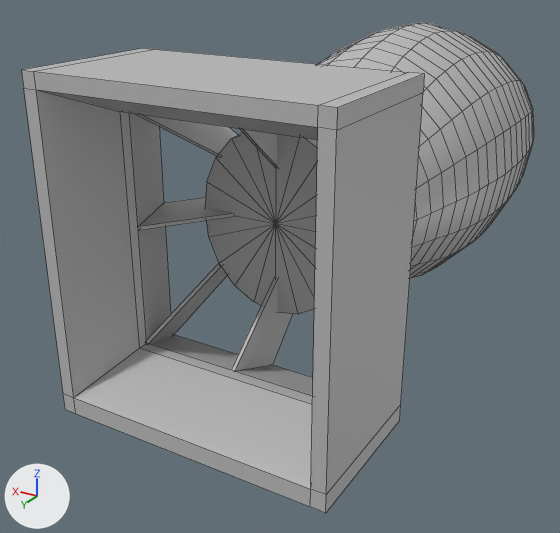
Before and after pictures for a commit that changed the FBX model Assets/_3DModel/ennemis/bombe.fbx.
Camera for both pictures: a camera (50 mm lens) standing at (-0.0451, 0.0993, 0.0587) and looking at (0.0083, 0.0103, 0.0142). Lighting does not change. The marker at lower left points along +X, +Y and +Z. Mesh edges are drawn as thin lines. Where no turn or scale is listed for an object, it has been applied to the vertices.

In view in the first picture: 'Bombe'.
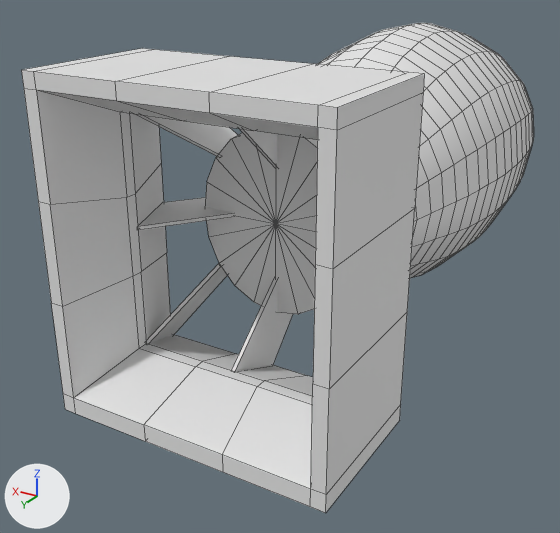
Where the newer file only moved an object's origin or applied its transform, the numbers keep the older frame.

Boxes [x1, y1, x2, y2] around the edits, measured in the pictures (560 x 533 px):
```json
{"part": 1, "of": "me_mesh", "change": "built on", "before": [24, 49, 423, 507], "after": [24, 49, 423, 507]}
{"part": 2, "of": "me_mesh", "change": "recoloured", "before": [21, 34, 534, 513], "after": [21, 34, 534, 513]}
{"part": 3, "of": "me_mesh", "change": "recoloured", "before": [205, 23, 529, 314], "after": [205, 23, 529, 314]}
```

Scene script edits in JSON lines:
```json
{"op": "add", "block": "mat_bombe_mat2", "code": ["mat_bombe_mat2 = principled_material('bombe_mat2')", "mat_bombe_mat2.base_color = (0.8, 0.8, 0.8)  # white #e7e7e7", "mat_bombe_mat2.roughness = 0.553"]}
{"op": "add", "block": "mat_bombe_mat1", "code": ["mat_bombe_mat1 = principled_material('bombe_mat1')", "mat_bombe_mat1.base_color = (0.8, 0.8, 0.8)  # white #e7e7e7", "mat_bombe_mat1.roughness = 0.553"]}
{"block": "me_mesh", "where": "# used by ob_bombe; location = (0.0, -0.0007, 0.0265)"}
{"op": "remove", "block": "me_mesh", "code": "me_mesh.from_pydata(...)  # 607 vertices, 608 faces; spans x -0.0177..0.0177, y -0.0455..0.0455, z -0.0204..0.0198"}
{"op": "add", "block": "me_mesh", "code": "me_mesh.from_pydata(...)  # 655 vertices, 640 faces; spans x -0.0177..0.0177, y -0.0455..0.0455, z -0.0204..0.0198"}
{"block": "me_mesh", "change": "me_mesh part 1"}
{"block": "me_mesh", "change": "40 faces are deleted"}
{"block": "me_mesh", "change": "4 vertices in x -0.0002..0.0003, y 0.027..0.0346, z 0.0148..0.0178 move by (0.0, 0.0001, 0.0001)"}
{"block": "me_mesh", "change": "12 vertices move from x -0.016..0.0159, y 0.027..0.0355, z -0.0182..0.0007 to x -0.0161..0.0161, y 0.027..0.0355, z -0.0183..0.0007"}
{"block": "me_mesh", "change": "16 vertices are added at x -0.0129..0.0129, y 0.0355..0.037, z -0.0147..0.0144"}
{"block": "me_mesh", "change": "8 new vertices lie (0.0, 0.0, 0.012) away from vertices in x -0.0177..0.0177, y 0.027..0.0455, z -0.0181"}
{"block": "me_mesh", "change": "8 new vertices lie (0.0, 0.0, -0.012) away from vertices in x -0.0177..0.0177, y 0.027..0.0455, z 0.0179"}
{"block": "me_mesh", "change": "8 new vertices lie (0.0106, 0.0, 0.0) away from vertices in x -0.0159, y 0.027..0.0455, z -0.0204..0.0196"}
{"block": "me_mesh", "change": "8 new vertices lie (-0.0106, 0.0, 0.0) away from vertices in x 0.0159, y 0.027..0.0455, z -0.0204..0.0196"}
{"block": "me_mesh", "change": "48 new faces join them, mat_bombe_mat1 (white #e7e7e7)"}
{"block": "me_mesh", "change": "24 new faces join them, mat_bombe_mat2 (white #e7e7e7)"}
{"block": "me_mesh", "change": "me_mesh part 2: 352 faces spanning x -0.0177..0.0177, y -0.0455..0.0455, z -0.0204..0.0196 switch from mat_lambert1 (grey #bcbcbc) to mat_bombe_mat1 (white #e7e7e7)"}
{"block": "me_mesh", "change": "me_mesh part 3: 216 faces spanning x -0.0175..0.0175, y -0.0246..0.0355, z -0.019..0.0198 switch from mat_lambert1 (grey #bcbcbc) to mat_bombe_mat2 (white #e7e7e7)"}
```
